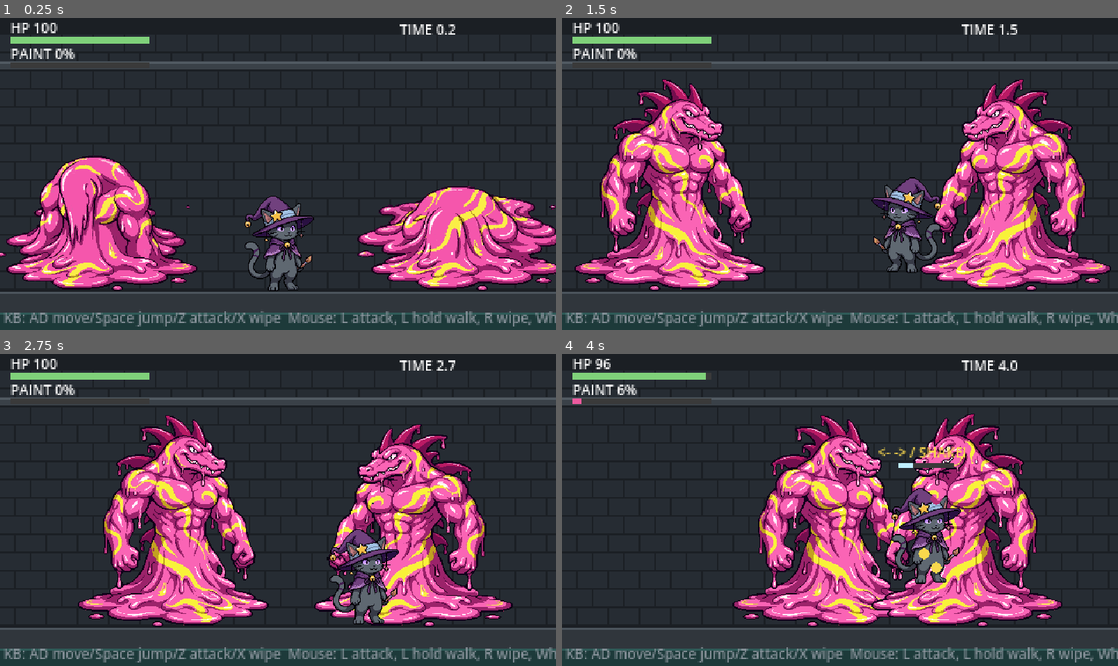
Above: before the commit, frames 1-4 (two rows, left to right).
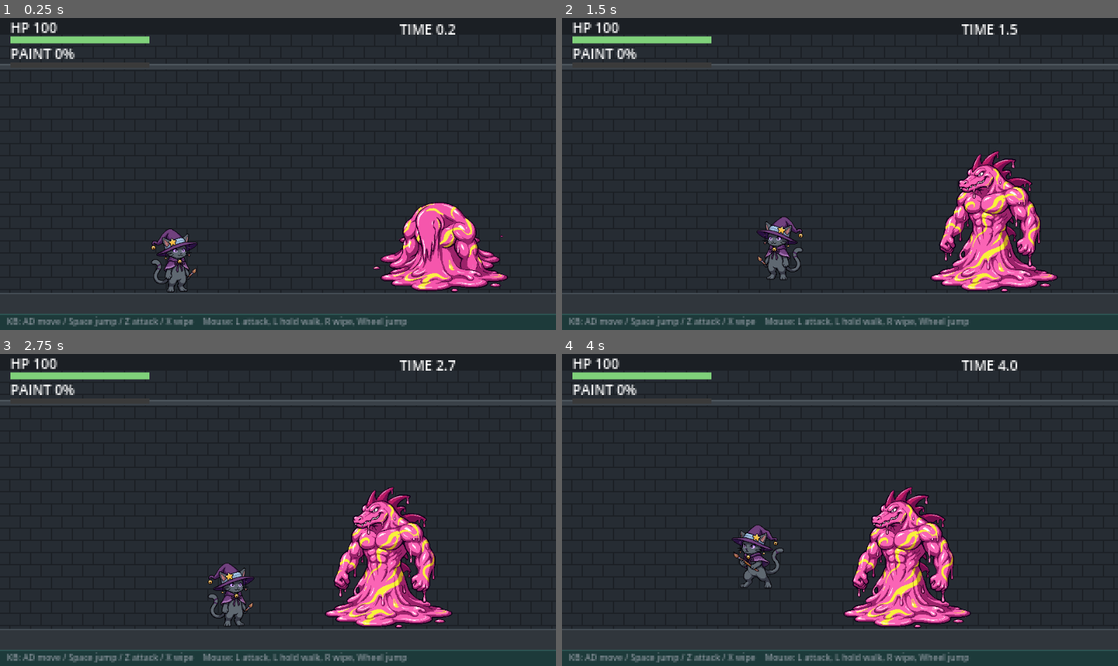
Above: after the commit, the same moments.

Repository: Dekaimo/sewer_proto
Game: Godot game, scene res://main.tscn
Same seed, same stepped clock (60 frames per second), same inputs: the game is played once before the commit and once after it.
Inputs (mouse positions are in pixels of both pictures, inside the frame that each line leads up to):
- Up to frame 1 (0.25 s): no input
- Up to frame 2 (1.5 s): move the mouse to (962, 158) at 0.52 s; hold Right (right) 0.53-1.28 s; tap Z (attack) at 0.6 s; click (962, 158) at 0.67 s; tap Up (jump) at 0.77, 0.8, 1.07, 1.35 s; move the mouse to (728, 189) at 1.27 s; hold Left (left) from 1.28 s (still down); click (728, 189) at 1.42 s
- Up to frame 3 (2.75 s): tap Up (jump) at 1.52, 1.82, 2.3 s; tap Z (attack) at 1.55, 2.1 s; move the mouse to (333, 441) at 2.02 s; release Left (left) at 2.03 s; hold Right (right) from 2.03 s (still down); click (333, 441) at 2.17 s
- Up to frame 4 (4 s): move the mouse to (812, 572) at 2.77 s; release Right (right) at 2.78 s; hold W 2.78-3.53 s; tap X (clean) at 2.85 s; click (812, 572) at 2.92 s; tap Up (jump) at 3.02, 3.32, 3.77, 3.8 s; tap Z (attack) at 3.05 s; move the mouse to (1006, 556) at 3.52 s; hold Left (left) from 3.53 s (still down); tap Space at 3.6 s; click (1006, 556) at 3.67 s

The runs differ from the first frame. In frame 1, 23% of the frame differs, in the area x 0-100%, y 1-99%; in frame 2, 32%; in frame 3, 30%; in frame 4, 30%.

Commit message:
Widen view to 960x540 and use a single wani
Co-Authored-By: Claude Opus 5.5 <noreply@anthropic.com>
Claude-Session: https://claude.ai/code/session_016eaBthCvKzWp812yLXmusx

Diff:
--- a/hud.gd
+++ b/hud.gd
@@ -4,15 +4,15 @@
 
 
 func _ready() -> void:
-	scale = Vector2(2, 2)   # 320x180 基準で描いて2倍表示
+	scale = Vector2(3, 3)   # 320x180 基準で描いて3倍表示
 
 
 func _process(_delta: float) -> void:
 	queue_redraw()
 
 
-func _txt(pos: Vector2, s: String, col := Color.WHITE) -> void:
-	draw_string(ThemeDB.fallback_font, pos, s, HORIZONTAL_ALIGNMENT_LEFT, -1, 8, col)
+func _txt(pos: Vector2, s: String, col := Color.WHITE, size := 8) -> void:
+	draw_string(ThemeDB.fallback_font, pos, s, HORIZONTAL_ALIGNMENT_LEFT, -1, size, col)
 
 
 func _draw() -> void:
@@ -25,10 +25,10 @@
 	draw_rect(Rect2(6, 26, 80, 3), Color("3a3a3a"))
 	draw_rect(Rect2(6, 26, 80 * c, 3), Color("ec5a9e"))
 	_txt(Vector2(230, 10), "TIME %.1f" % main.survive_time)
-	_txt(Vector2(2, 176), "KB: AD move/Space jump/Z attack/X wipe  Mouse: L attack, L hold walk, R wipe, Wheel jump", Color("8a949c"))
+	_txt(Vector2(4, 177), "KB: AD move / Space jump / Z attack / X wipe    Mouse: L attack, L hold walk, R wipe, Wheel jump", Color("8a949c"), 5)
 
 	if p.state == "grabbed":
-		var pos: Vector2 = p.position / 2.0 + Vector2(-16, -70)
+		var pos: Vector2 = p.position / 3.0 + Vector2(-16, -48)
 		_txt(pos + Vector2(-12, -3), "<- -> / SHAKE!", Color("f9d84d"))
 		draw_rect(Rect2(pos.x, pos.y, 32, 3), Color("3a3a3a"))
 		draw_rect(Rect2(pos.x, pos.y, 32 * p.struggle, 3), Color("bfefff"))
--- a/main.gd
+++ b/main.gd
@@ -7,9 +7,11 @@
 const HudScript = preload("res://hud.gd")
 const SfxScript = preload("res://sfx.gd")
 
-const FLOOR_Y := 316.0
-const ARENA_L := 20.0
-const ARENA_R := 620.0
+const VIEW_W := 960.0
+const VIEW_H := 540.0
+const FLOOR_Y := 476.0
+const ARENA_L := 30.0
+const ARENA_R := 930.0
 
 var player
 var sfx
@@ -27,10 +29,10 @@
 	add_child(sfx)
 	player = PlayerScript.new()
 	player.main = self
-	player.position = Vector2(320, FLOOR_Y)
+	player.position = Vector2(300, FLOOR_Y)
 	player.z_index = 2
 	add_child(player)
-	for x in [110.0, 530.0]:
+	for x in [760.0]:   # ペンキワニは1体（2体目は別の敵として後で追加）
 		var e = EnemyScript.new()
 		e.main = self
 		e.position = Vector2(x, FLOOR_Y)
@@ -125,22 +127,22 @@
 
 # ---------- 背景 ----------
 func _draw() -> void:
-	draw_rect(Rect2(0, 0, 640, 360), Color("1b1f24"))
+	draw_rect(Rect2(0, 0, VIEW_W, VIEW_H), Color("1b1f24"))
 	# レンガ
-	for row in range(0, 14):
-		var y := 20 + row * 21
+	for row in range(0, 22):
+		var y := 30 + row * 21
 		var off := 0 if row % 2 == 0 else 18
-		for col in range(-1, 19):
+		for col in range(-1, 28):
 			draw_rect(Rect2(col * 36 + off, y, 34, 19), Color("262c33"))
 	# 配管
-	draw_rect(Rect2(0, 50, 640, 10), Color("3a4148"))
-	draw_rect(Rect2(0, 51, 640, 2), Color("525b63"))
+	draw_rect(Rect2(0, 80, VIEW_W, 10), Color("3a4148"))
+	draw_rect(Rect2(0, 81, VIEW_W, 2), Color("525b63"))
 	# 床
-	draw_rect(Rect2(0, FLOOR_Y, 640, 44), Color("30363c"))
-	draw_rect(Rect2(0, FLOOR_Y, 640, 2), Color("4b545c"))
+	draw_rect(Rect2(0, FLOOR_Y, VIEW_W, VIEW_H - FLOOR_Y), Color("30363c"))
+	draw_rect(Rect2(0, FLOOR_Y, VIEW_W, 2), Color("4b545c"))
 	# 水路
-	draw_rect(Rect2(0, 340, 640, 20), Color("1d3a3a"))
-	draw_rect(Rect2(0, 340, 640, 2), Color("2f5b58"))
+	draw_rect(Rect2(0, VIEW_H - 28, VIEW_W, 28), Color("1d3a3a"))
+	draw_rect(Rect2(0, VIEW_H - 28, VIEW_W, 2), Color("2f5b58"))
 	# 床のペンキ
 	for s in floor_splats:
 		var x0 = s.x - s.w * 0.5
--- a/project.godot
+++ b/project.godot
@@ -7,8 +7,8 @@
 config/features=PackedStringArray("4.3")
 
 [display]
-window/size/viewport_width=640
-window/size/viewport_height=360
+window/size/viewport_width=960
+window/size/viewport_height=540
 window/size/window_width_override=1280
 window/size/window_height_override=720
 window/stretch/mode="viewport"
